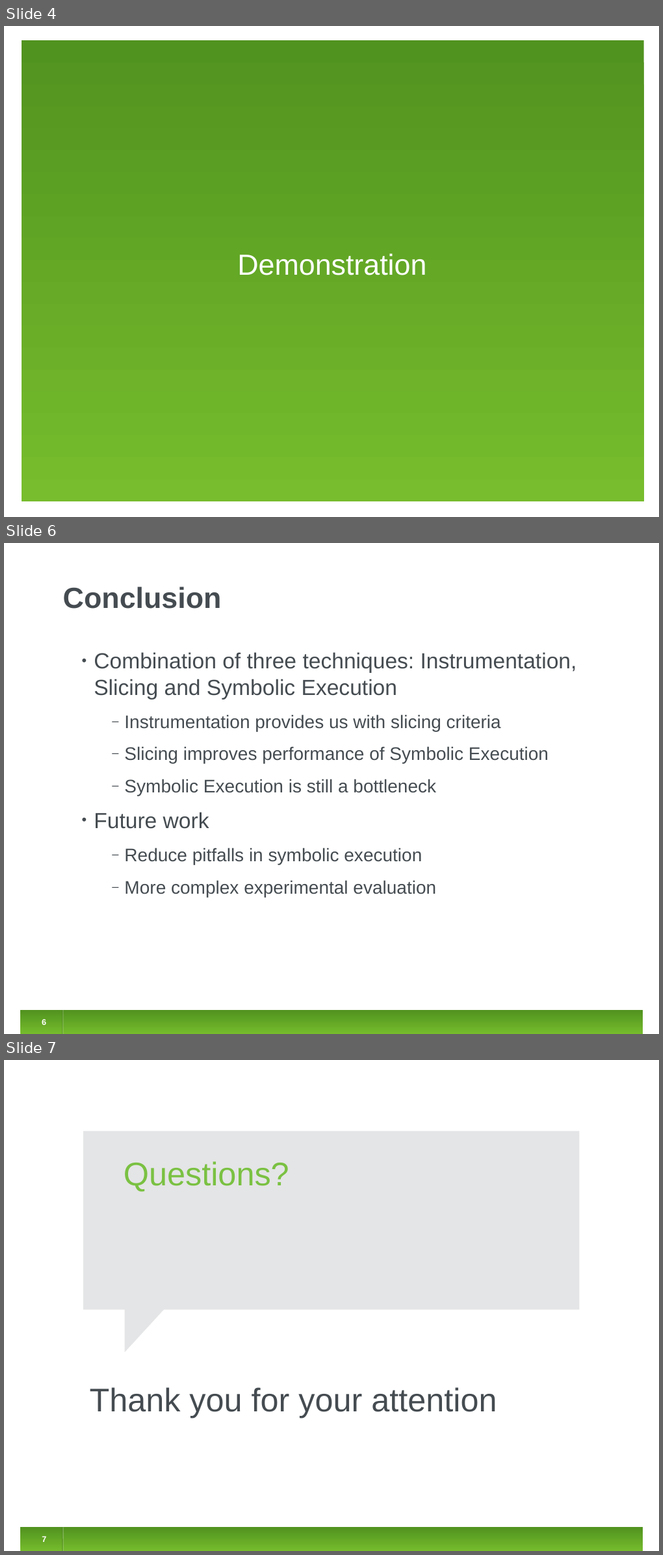
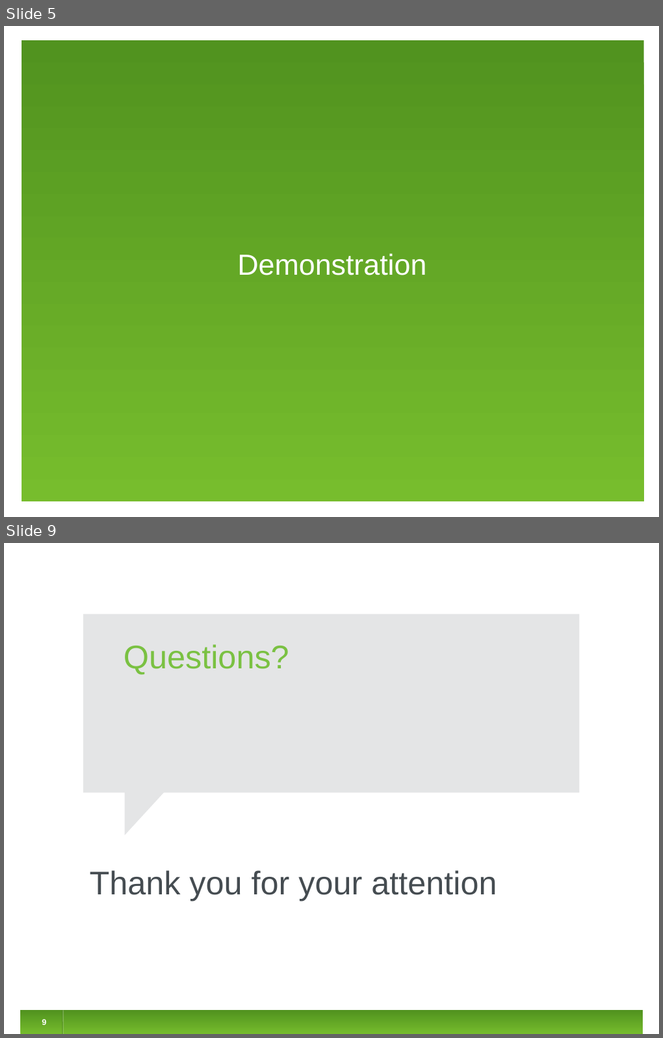
Before and after one commit to jirislaby/writings, a slide deck: presentations/clabure_rome/clabure.odp. Shown one above the other, each under a label of ours: slides 4, 6 and 7 before the commit, slides 5 and 9 after it; the slides between them are not shown. The pictures are 663x1555 and 663x1038 pixels, drawn with LibreOffice and Linux fonts; fonts in the diff are those of the drawing. Boxes give left, top, right and bottom in pixels: in the first picture for what was removed or moved away, otherwise in the second. Text is boxed around its words. In the diff, an @@ line names an element or a change of style, - is before the commit and + after.

```diff
--- a/presentations/clabure_rome/clabure.odp
+++ b/presentations/clabure_rome/clabure.odp
@@ slide 6 removed at [4, 543, 659, 1034], background #FFFFFF; not listed: 1 template element that a slide beside it also shows @@
@@ title removed at [63, 587, 222, 609] @@
-Conclusion
@@ text removed at [94, 652, 577, 897] @@
-• Combination of three techniques: Instrumentation, Slicing and Symbolic Execution
-  ‒ Instrumentation provides us with slicing criteria
-  ‒ Slicing improves performance of Symbolic Execution
-  ‒ Symbolic Execution is still a bottleneck
-• Future work
-  ‒ Reduce pitfalls in symbolic execution
-  ‒ More complex experimental evaluation
@@ page number removed at [42, 1019, 46, 1027] @@
-6
@@ line removed from (62, 1011) to (62, 1034) @@
@@ line removed from (63, 1011) to (63, 1034) @@
@@ what was slide 4 is now slide 5 @@
@@ what was slide 7 is now slide 9 @@
@@ page number at [42, 1019, 46, 1025]: text changed @@
-7
+9
```
Also in this commit, not shown: 2 slides changed, 4 slides added, 1 other slide removed.
